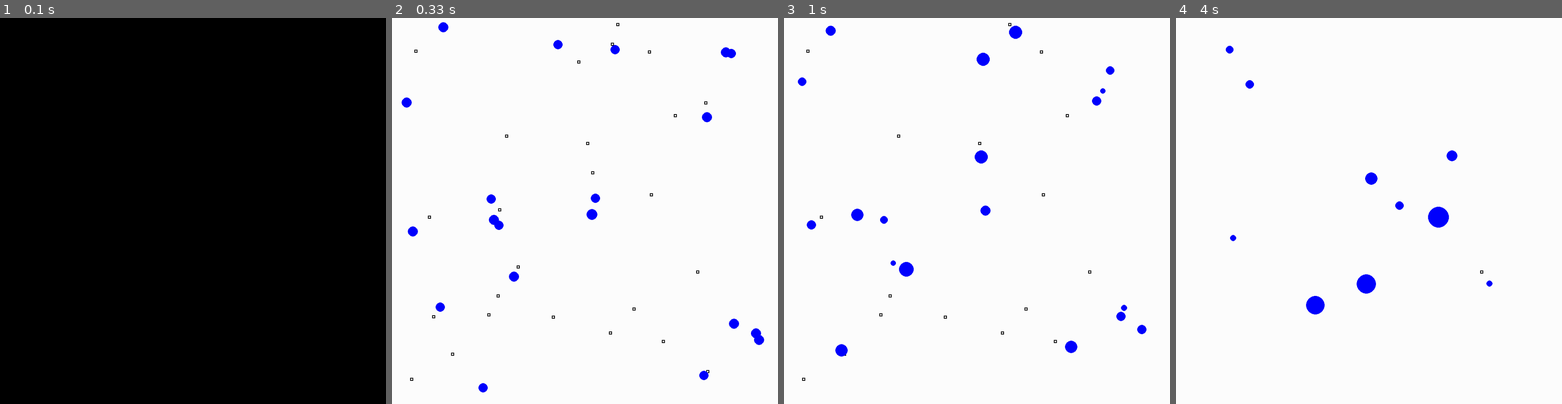
Above: before the commit, frames 1-4 (left to right).
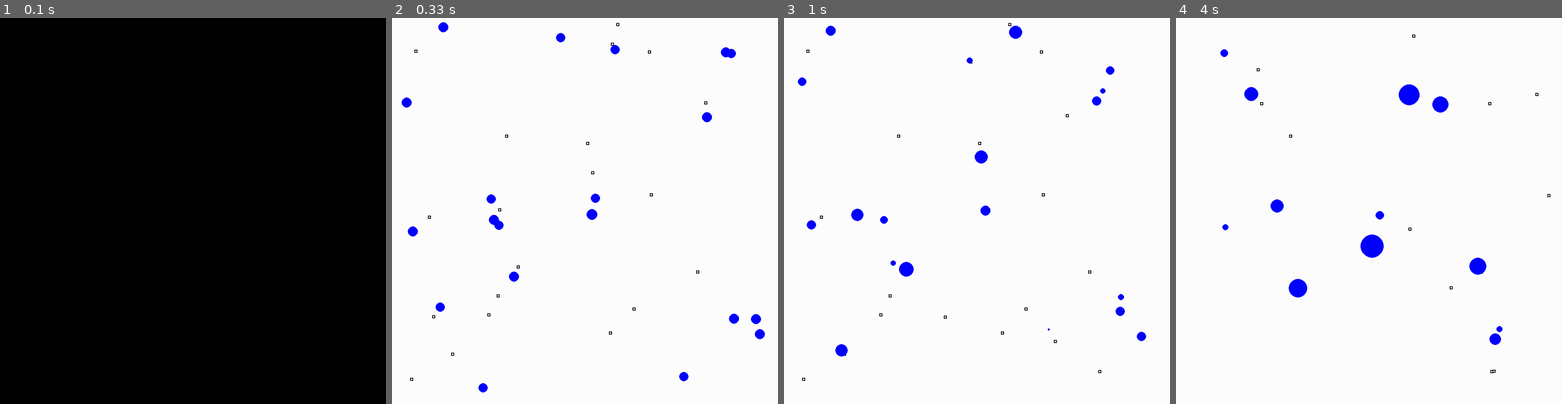
Above: after the commit, the same moments.

Repository: logularjason/gol
Game: pygame game, started from gol.py
The game is run twice, just before and just after one commit, with the same random seed, the same clock (stepped at 60 frames per second) and the same inputs.
Inputs:
- Up to frame 1 (0.1 s): no input
- Up to frame 2 (0.33 s): no input
- Up to frame 3 (1 s): no input
- Up to frame 4 (4 s): no input

Frame 1 is identical in both runs. In frame 2, 0.4% of the frame differs, in the area x 41-97%, y 3-95%; in frame 3, 0.4%; in frame 4, 2.4%, in the area x 11-97%, y 4-92%.

Commit message:
Food re-spawns

Diff:
--- a/gol.py
+++ b/gol.py
@@ -92,7 +92,7 @@
 
     def eat(self, foodlist, food):
         self.energy.energy = self.energy.energy + food.energy
-        foodlist.remove(food)
+        foodlist.respawn(food)
 
 class Food:
     def __init__(self, screen):
@@ -117,11 +117,11 @@
         return math.atan2(dy, dx)
 
 class Foodlist:
-    def __init__(self, screen):
+    def __init__(self, screen, creatures):
         self.screen = screen
+        self.creatures = creatures
         self.foodlist = []
-        for c in range(25):
-            self.foodlist = self.foodlist + [Food(screen)]
+        self.spawn()
 
     def draw(self):
         for food in self.foodlist:
@@ -138,10 +138,15 @@
                 bestFood = food
         return bestFood
 
-    # remove food from our list and also cavas
-    def remove(self, food):
+    # remove food from our list
+    def spawn(self):
+        for c in range(len(self.foodlist), len(self.creatures)):
+            self.foodlist = self.foodlist + [Food(self.screen)]
+
+    # remove food from our list
+    def respawn(self, food):
         self.foodlist.remove(food)
-
+        self.spawn()
 
 # Create a list of creatures
 def createCreatures(screen, creatureCount):
@@ -167,7 +172,7 @@
     pg.display.set_caption("Lauras World")
     # Create a list of creatures
     creatures = createCreatures(screen, 20)
-    foodlist = Foodlist(screen)
+    foodlist = Foodlist(screen, creatures)
     # Move the creatures
     # moveCreatures(window, screen, creatures, foodlist)
 
